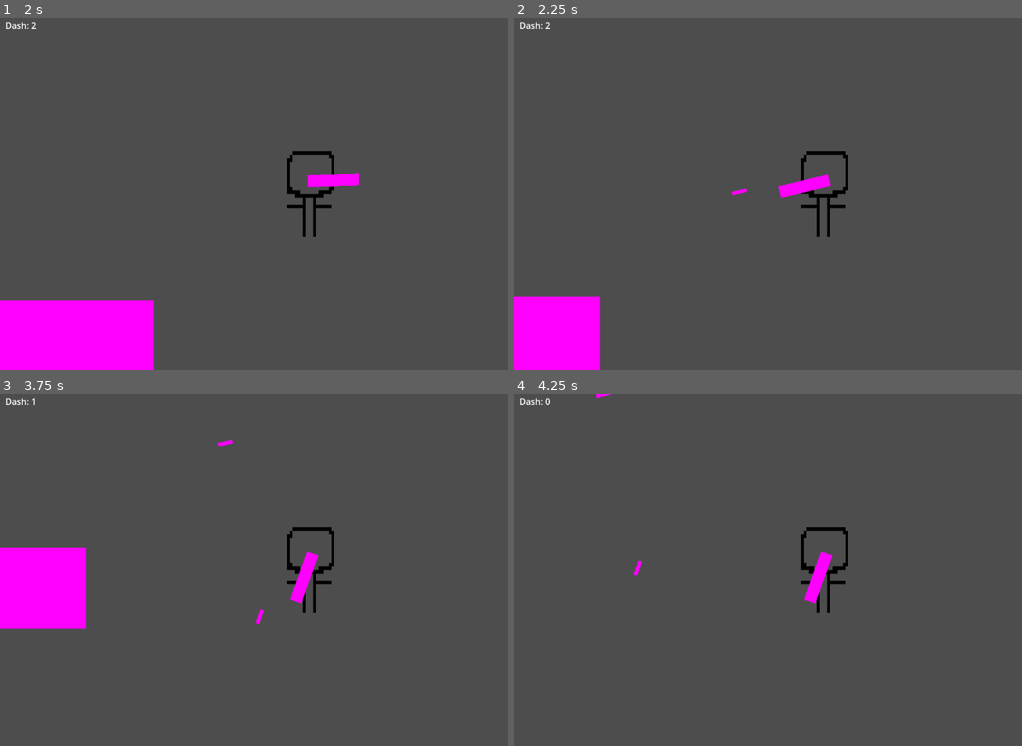
Above: before the commit, frames 1-4 (two rows, left to right).
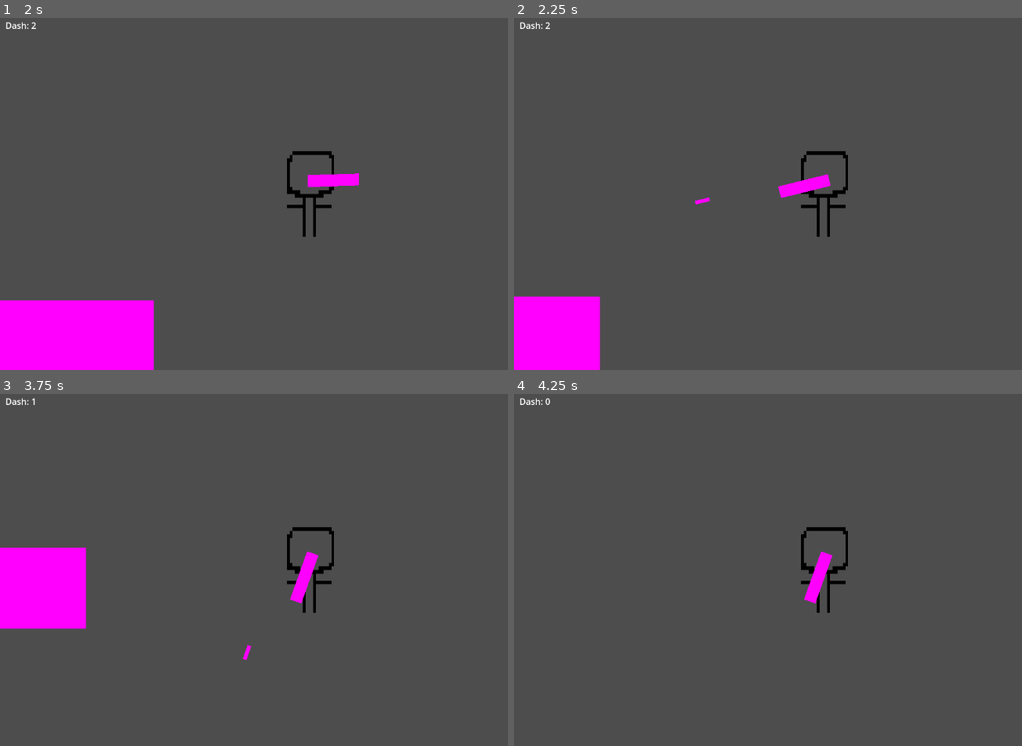
Above: after the commit, the same moments.

Repository: Sheep26/2DMultiplayerShooter
Game: Godot game, scene res://Scenes/MainMenu/MainMenu.tscn
Same seed, same stepped clock (60 frames per second), same inputs: the game is played once before the commit and once after it.
Inputs (mouse positions are in pixels of both pictures, inside the frame that each line leads up to):
- Up to frame 1 (2 s): click "Singleplayer" at 0.5 s; tap Enter at 1.25 s; move the mouse to (452, 176) at 1.27 s; hold Right (right) from 1.28 s (still down); tap E (dash) at 1.35 s; tap W (jump) at 1.52 s
- Up to frame 2 (2.25 s): keep holding Right (right); move the mouse to (701, 211) at 2.02 s; click (701, 211) at 2.1 s
- Up to frame 3 (3.75 s): tap W (jump) at 2.27 s; move the mouse to (375, 492) at 2.77 s; release Right (right) at 2.78 s; hold Left (left) 2.78-3.53 s; tap E (dash) at 2.85 s; move the mouse to (279, 640) at 3.52 s; hold Right (right) from 3.53 s (still down); click (279, 640) at 3.6 s
- Up to frame 4 (4.25 s): keep holding Right (right); tap W (jump) at 3.77 s

Frame 1 is identical in both runs. In frame 2, less than 0.1% of the frame differs, in the area x 35-46%, y 48-54%; in frame 3, 0.1%, in the area x 42-53%, y 12-76%; in frame 4, less than 0.1%.

Commit message:
bullet work

Diff:
--- a/Scripts/Bullet.gd
+++ b/Scripts/Bullet.gd
@@ -5,4 +5,6 @@
 
 # Called every frame. 'delta' is the elapsed time since the previous frame.
 func _process(_delta):
-	pass
+	var rotationToVector2 = Vector2(cos(rotation), sin(rotation))
+	position.x += rotationToVector2.x * 10
+	position.y += rotationToVector2.y * 10
